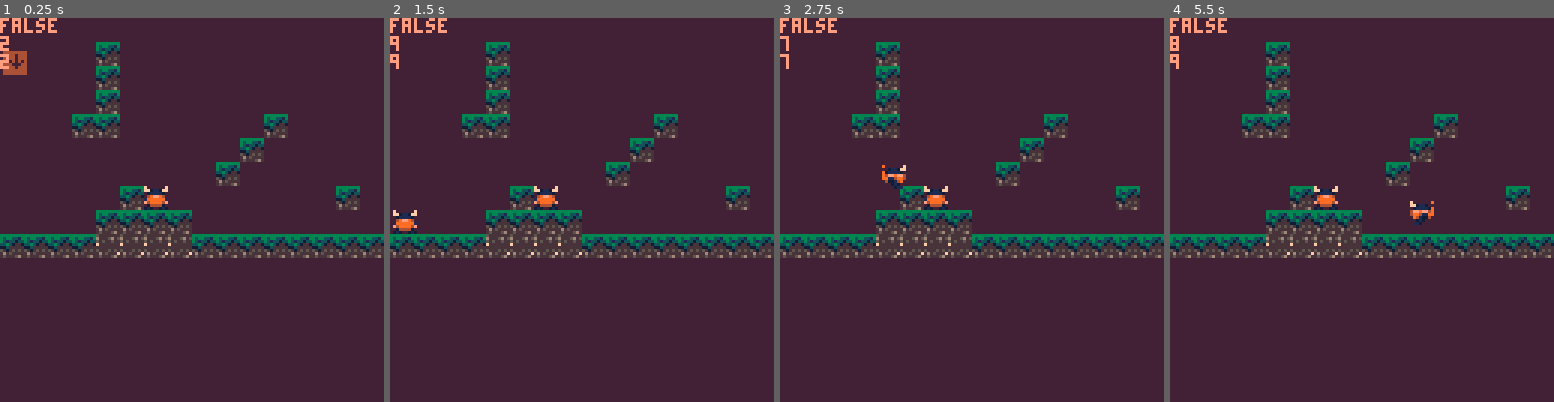
Above: before the commit, frames 1-4 (left to right).
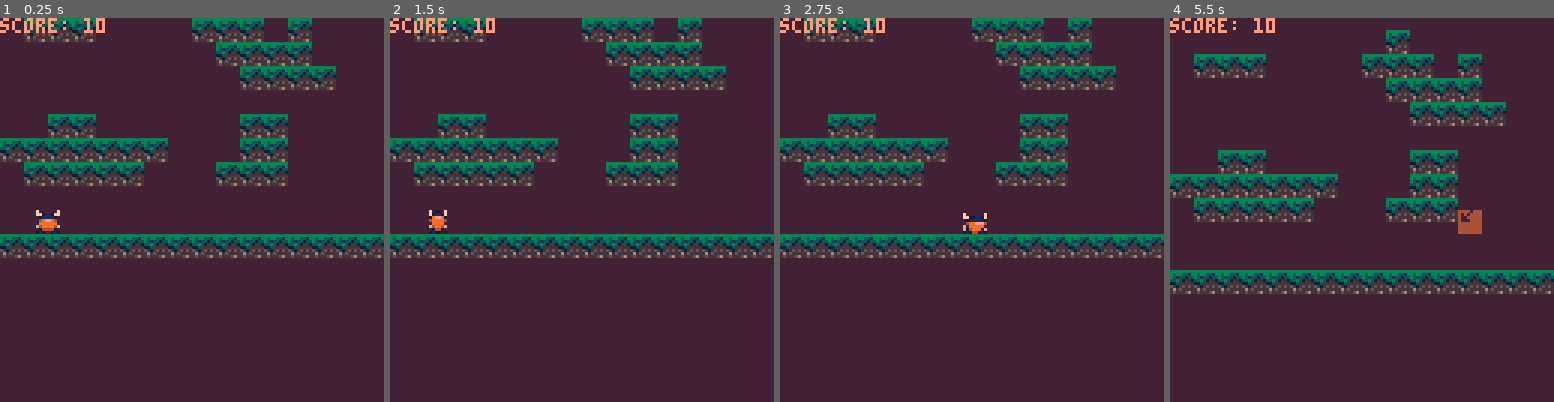
Above: after the commit, the same moments.

Repository: Zetneki/Rock-Paper-Vikings
Game: PICO-8 cartridge testgame.p8
The game is run twice, just before and just after one commit, with the same random seed, the same clock (stepped at 60 frames per second) and the same inputs.
Inputs:
- Up to frame 1 (0.25 s): no input
- Up to frame 2 (1.5 s): no input
- Up to frame 3 (2.75 s): hold Right 1.6-2.1 s; hold Up 2.15-2.42 s; hold Right from 2.47 s (still down)
- Up to frame 4 (5.5 s): release Right at 3.03 s; hold Left 3.08-3.58 s; hold Down 3.63-3.97 s; hold Right 4.02-4.68 s; hold Up 4.73-5.03 s; hold Left from 5.08 s (still down)

The runs differ from the first frame. In frame 1, 13% of the frame differs, in the area x 0-94%, y 0-62%; in frame 2, 13%; in frame 3, 12%; in frame 4, 21%, in the area x 0-100%, y 0-72%.

Commit message:
generate platforms

Diff:
--- /dev/null
+++ b/camera.lua
@@ -0,0 +1,43 @@
+function update_camera()
+
+  cam_x=player.x-64+(player.w/2)
+  if cam_x<map_start then
+    cam_x=map_start
+  end
+  if cam_x>map_end-128 then
+    cam_x=map_end-128
+  end
+
+  if score < 20 then
+
+    cam_y=player.y-64
+
+    if cam_y<map_floor then
+      cam_y=map_floor
+    end
+    if cam_y>map_ceiling-128 then
+      cam_y=map_ceiling-128
+    end
+
+  elseif score >= 40 then
+
+    cam_y-=0.4
+  elseif score >= 20 then
+
+    cam_y=player.y-64
+
+    if not camera_locked then
+      camera_min_y = cam_y
+      camera_locked = true
+    end
+
+    if cam_y > camera_min_y then
+      cam_y = camera_min_y
+    else
+      camera_min_y = cam_y
+    end
+  end
+
+
+  camera(cam_x,cam_y)
+end
--- /dev/null
+++ b/collide_map.lua
@@ -0,0 +1,41 @@
+function collide_map(obj,aim,flag)
+--obj = table needs x,y,w,h
+--aim = left,right,up,down
+
+local x=obj.x  local y=obj.y
+local w=obj.w  local h=obj.h
+
+local x1=0	 local y1=0
+local x2=0  local y2=0
+
+if aim=="left" then
+  x1=x-1  y1=y
+  x2=x    y2=y+h-1
+
+elseif aim=="right" then
+  x1=x+w-1    y1=y
+  x2=x+w  y2=y+h-1
+
+elseif aim=="up" then
+  x1=x+2    y1=y-1
+  x2=x+w-3  y2=y
+
+elseif aim=="down" then
+  x1=x+2      y1=y+h
+  x2=x+w-3    y2=y+h
+end
+
+--pixels to tiles
+x1/=8    y1/=8
+x2/=8    y2/=8
+
+if fget(mget(x1,y1), flag)
+or fget(mget(x1,y2), flag)
+or fget(mget(x2,y1), flag)
+or fget(mget(x2,y2), flag) then
+  return true
+else
+  return false
+end
+
+end
--- /dev/null
+++ b/generate_platforms.lua
@@ -0,0 +1,122 @@
+-- x_min, x_max, y_top, y_bottom: PIXEL koordináták, amiken belül generál
+-- wall_spr: a fal sprite indexe a spritesheeten
+-- min_gap, max_gap: két platform KÖZÖTTI szabad levegő (pixelben, platform ALJA -> köv. platform TETEJE)
+-- min_len, max_len: egy platform hossza (tile-ban)
+function generate_platforms(x_min, x_max, y_top, y_bottom, wall_spr, min_gap, max_gap, min_len, max_len, split_chance)
+
+	local tx_min = flr(x_min/8)
+	local tx_max = flr(x_max/8)
+	local ty_top = flr(y_top/8)
+	local ty_bottom = flr(y_bottom/8)
+
+	-- ugrásköltségvetés a player fizikájából (durva becslés, dash/fal-ugrás nélkül)
+	local max_jump_height_tiles = (player.boost^2 / (2*gravity)) / 8
+	local air_time_frames = (2*player.boost) / gravity
+	local max_jump_dist_tiles = (air_time_frames * player.max_dx) / 8
+
+	-- shape most (tx, ty, len, h) alapján rajzol -- a magasságot a hívó adja át
+	local shapes = {
+		function(tx, ty, len, h)
+			local cx, cy = len/2, h/2
+			for row=0,h-1 do
+				for col=0,len-1 do
+					local dx = (col-cx)/(len/2)
+					local dy = (row-cy)/(h/2)
+					local dist = dx*dx + dy*dy
+					if dist <= 1 or (dist <= 1.4 and rnd(1) < 0.4) then
+						mset(tx+col, ty+row, wall_spr)
+					end
+				end
+			end
+		end,
+	}
+
+	local y = y_top
+	local prev_bottom_y = nil     -- előző platform ALJA, pixelben
+	local prev_tx_center = nil
+	local forced_direction = nil
+
+	while y < y_bottom do
+
+		local gap = min_gap + rnd(max_gap - min_gap)
+
+		if prev_bottom_y then
+			y = prev_bottom_y + gap
+		else
+			y += gap
+		end
+
+		if y >= y_bottom then break end
+
+			local ty = flr(y/8)
+			local len = min_len + flr(rnd(max_len - min_len + 1))
+			local h = 2 + flr(rnd(2))
+
+			local gap_tiles = gap/8
+			local budget_left = max(1, max_jump_dist_tiles * (1 - gap_tiles/max_jump_height_tiles))
+			local max_h_shift = mid(1, flr(budget_left), 8)
+
+			-- ELŐSZÖR eldöntjük, split lesz-e, hogy tudjuk a tényleges szélességet a tx clamp-hez
+			local is_split = rnd(1) < split_chance
+			local len1, len2, gap_between, effective_width
+
+			if is_split then
+				len1 = min_len + flr(rnd(max_len - min_len + 1))
+				len2 = min_len + flr(rnd(max_len - min_len + 1))
+				gap_between = 3 + flr(rnd(3))
+				effective_width = len1 + gap_between + len2
+			else
+				effective_width = len
+			end
+
+			-- MOST már effective_width-et használjuk a tx kiszámításánál és a clamp-nél
+			local tx
+			if prev_tx_center then
+				local shift = min_h_shift_val(max_h_shift, forced_direction)
+				local desired_tx = prev_tx_center + shift - flr(effective_width/2)
+				tx = mid(tx_min, desired_tx, tx_max-effective_width)
+
+				if tx ~= desired_tx then
+					forced_direction = (desired_tx > tx) and -1 or 1
+				else
+					forced_direction = nil
+				end
+			else
+				tx = tx_min + flr(rnd(max(1, tx_max - tx_min - effective_width + 1)))
+			end
+
+			local actual_bottom_y, actual_center
+
+			if is_split then
+				local h1 = 2 + flr(rnd(2))
+				local h2 = 2 + flr(rnd(2))
+
+				shapes[1](tx, ty, len1, h1)
+				shapes[1](tx+len1+gap_between, ty, len2, h2)
+
+				actual_bottom_y = (ty + max(h1, h2)) * 8
+				actual_center = tx + flr(effective_width/2)
+			else
+				shapes[1](tx, ty, len, h)
+				actual_bottom_y = (ty + h) * 8
+				actual_center = tx + flr(len/2)
+			end
+
+		prev_bottom_y = actual_bottom_y
+		prev_tx_center = actual_center
+	end
+end
+
+-- segédfüggvény: min_shift-től max_h_shift-ig random táv, opcionális kényszerített iránnyal
+function min_h_shift_val(max_h_shift, forced_direction)
+	local min_shift = 6
+	if max_h_shift < min_shift then max_h_shift = min_shift end
+	local shift = min_shift + flr(rnd(max_h_shift - min_shift + 1))
+
+	if forced_direction then
+		shift = shift * forced_direction
+	elseif rnd(1) < 0.5 then
+		shift = -shift
+	end
+	return shift
+end
--- a/main.lua
+++ b/main.lua
@@ -9,9 +9,10 @@
 
   player = {
 		spr_set='viking',
+		spr=p_spr_sets['viking'],
 		flp=false,
-    x=1,
-    y=1,
+    x=140,
+    y=500,
 		w=8,
 		h=8,
     dy=0,
@@ -51,19 +52,41 @@
 
 	current_palette = palettes.base
 
-	extra_x = 0
-	extra_y = 0
+	-- cam_x=0
+	cam_y=0
+
+	map_start=128
+	map_end=256
+	map_ceiling=1024
+	map_floor=1
+	camera_min_y = map_floor
+	camera_locked = false
+
+	score=0
+	last_height=1000
 
 
+
+	generate_platforms(
+		map_start, map_end,   -- x tartomány pixelben (vagy tile*8)
+		0, 511,          -- y tartomány: kezdő magasság -> plafon
+		66,                        -- wall_spr — állítsd a saját fal sprite indexedre
+		18, 24,                    -- min/max függőleges rés (a 26.7px max ugrás alatt marad)
+		3, 6,                       -- platform hossza 3-6 tile között
+		0.4
+	)
 end
 
 function _update()
 	move()
 	player_animate(player.spr_set)
 
-	extra_x = max(0, ceil(abs(player.dx)) - 1)
-	extra_y = max(0, ceil(abs(player.dy)) - 1)
+	if last_height-player.y > 50 then
+		last_height = player.y
+		score+=10
+	end
 
+  update_camera()
 end
 
 function _draw()
@@ -79,15 +102,7 @@
 		print("double jump:" .. tostring(player.double_jump))
 		print("on wall left:" .. tostring(player.on_wall_left))
 		print("on wall right:" .. tostring(player.on_wall_right))
-
 	end
 
-
-	print(player.slamming)
-
-	print(flr((player.y+player.h)/8))
-	--print(player.dy-1)
-	print(flr((player.y+player.h+extra_y)/8))
-	--print(extra_y)
-
+	print("score: " .. score, cam_x, cam_y)
 end
--- a/testgame.p8
+++ b/testgame.p8
@@ -6,6 +6,95 @@
 #include player_animate.lua
 #include main.lua
 #include colors.lua
+#include collide_map.lua
+#include camera.lua
+#include generate_platforms.lua
+…(86 lines of a section not shown)…
 
 
 
@@ -50,17 +139,38 @@
 
 
 __gff__
-0000000000000000000000000000000000000000000000000000000000000000000000000000000000000000000000000000000000000000000000000000000000010100000000000000000000000000000000000000000000000000000000000000000000000000000000000000000000000000000000000000000000000000
+0000000000000000000000000000000000000000000000000000000000000000000000000000000000000000000000000000000000000000000000000000000000010101000000000000000000000000000000000000000000000000000000000000000000000000000000000000000000000000000000000000000000000000
 0000000000000000000000000000000000000000000000000000000000000000000000000000000000000000000000000000000000000000000000000000000000000000000000000000000000000000000000000000000000000000000000000000000000000000000000000000000000000000000000000000000000000000
 __map__
-0000000000000000000000000000000000000000000000000000000000000000000000000000000000000000000000000000000000000000000000000000000000000000000000000000000000000000000000000000000000000000000000000000000000000000000000000000000000000000000000000000000000000000
-0000000042000000000000000000000000000000000000000000000000000000000000000000000000000000000000000000000000000000000000000000000000000000000000000000000000000000000000000000000000000000000000000000000000000000000000000000000000000000000000000000000000000000
-0000000042000000000000000000000000000000000000000000000000000000000000000000000000000000000000000000000000000000000000000000000000000000000000000000000000000000000000000000000000000000000000000000000000000000000000000000000000000000000000000000000000000000
-0000000042000000000000000000000000000000000000000000000000000000000000000000000000000000000000000000000000000000000000000000000000000000000000000000000000000000000000000000000000000000000000000000000000000000000000000000000000000000000000000000000000000000
-0000004242000000000000420000000000000000000000000000000000000000000000000000000000000000000000000000000000000000000000000000000000000000000000000000000000000000000000000000000000000000000000000000000000000000000000000000000000000000000000000000000000000000
-0000000000000000000042000000000000000000000000000000000000000000000000000000000000000000000000000000000000000000000000000000000000000000000000000000000000000000000000000000000000000000000000000000000000000000000000000000000000000000000000000000000000000000
-0000000000000000004200000000000000000000000000000000000000000000000000000000000000000000000000000000000000000000000000000000000000000000000000000000000000000000000000000000000000000000000000000000000000000000000000000000000000000000000000000000000000000000
-0000000000420100000000000000420000000000000000000000000000000000000000000000000000000000000000000000000000000000000000000000000000000000000000000000000000000000000000000000000000000000000000000000000000000000000000000000000000000000000000000000000000000000
-0000000042424242000000000000000000000000000000000000000000000000000000000000000000000000000000000000000000000000000000000000000000000000000000000000000000000000000000000000000000000000000000000000000000000000000000000000000000000000000000000000000000000000
-4242424241414141424242424242424242424242424242424242424242424242424242000000000000000000000000000000000000000000000000000000000000000000000000000000000000000000000000000000000000000000000000000000000000000000000000000000000000000000000000000000000000000000
-0000000000000000000000000000000000000000000000000000000000000000004242424242424242424242004200420000000000000000000000000000000000000000000000000000000000000000000000000000000000000000000000000000000000000000000000000000000000000000000000000000000000000000
+0000000000000000000000000000004300000000000000000000000000000000430000000000000000000000000000000000000000000000000000000000000000000000000000000000000000000000000000000000000000000000000000000000000000000000000000000000000000000000000000000000000000000000
+0000000042000000000000000000004300000000000000000000000000000000430000000000000000000000000000000000000000000000000000000000000000000000000000000000000000000000000000000000000000000000000000000000000000000000000000000000000000000000000000000000000000000000
+0000000042000000000000000000004300000000000000000000000000000000430000000000000000000000000000000000000000000000000000000000000000000000000000000000000000000000000000000000000000000000000000000000000000000000000000000000000000000000000000000000000000000000
+0000000042000000000000000000004300000000000000000000000000000000430000000000000000000000000000000000000000000000000000000000000000000000000000000000000000000000000000000000000000000000000000000000000000000000000000000000000000000000000000000000000000000000
+0000004242000000000000420000004300000000000000000000000000000000430000000000000000000000000000000000000000000000000000000000000000000000000000000000000000000000000000000000000000000000000000000000000000000000000000000000000000000000000000000000000000000000
+0000000000000000000042000000004300000000000000000000000000000000430000000000000000000000000000000000000000000000000000000000000000000000000000000000000000000000000000000000000000000000000000000000000000000000000000000000000000000000000000000000000000000000
+0000000000000000004200000000004300000000000000000000000000000000430000000000000000000000000000000000000000000000000000000000000000000000000000000000000000000000000000000000000000000000000000000000000000000000000000000000000000000000000000000000000000000000
+0000000000420100000000000000424300000000000000000000000000000000430000000000000000000000000000000000000000000000000000000000000000000000000000000000000000000000000000000000000000000000000000000000000000000000000000000000000000000000000000000000000000000000
+0000000042424242000000000000004300000000000000000000000000000000430000000000000000000000000000000000000000000000000000000000000000000000000000000000000000000000000000000000000000000000000000000000000000000000000000000000000000000000000000000000000000000000
+4242424241414141424242424242424300000000000000000000000000000000430042000000000000000000000000000000000000000000000000000000000000000000000000000000000000000000000000000000000000000000000000000000000000000000000000000000000000000000000000000000000000000000
+0000000000000000000000000000004300000000000000000000000000000000434242424242424242424242004200420000000000000000000000000000000000000000000000000000000000000000000000000000000000000000000000000000000000000000000000000000000000000000000000000000000000000000
+0000000000000000000000000000004300000000000000000000000000000000430000000000000000000000000000000000000000000000000000000000000000000000000000000000000000000000000000000000000000000000000000000000000000000000000000000000000000000000000000000000000000000000
+0000000000000000000000000000004300000000000000000000000000000000430000000000000000000000000000000000000000000000000000000000000000000000000000000000000000000000000000000000000000000000000000000000000000000000000000000000000000000000000000000000000000000000
+0000000000000000000000000000004300000000000000000000000000000000430000000000000000000000000000000000000000000000000000000000000000000000000000000000000000000000000000000000000000000000000000000000000000000000000000000000000000000000000000000000000000000000
+0000000000000000000000000000004300000000000000000000000000000000430000000000000000000000000000000000000000000000000000000000000000000000000000000000000000000000000000000000000000000000000000000000000000000000000000000000000000000000000000000000000000000000
+0000000000000000000000000000004300000000000000000000000000000000430000000000000000000000000000000000000000000000000000000000000000000000000000000000000000000000000000000000000000000000000000000000000000000000000000000000000000000000000000000000000000000000
+0000000000000000000000000000004300000000000000000000000000000000430000000000000000000000000000000000000000000000000000000000000000000000000000000000000000000000000000000000000000000000000000000000000000000000000000000000000000000000000000000000000000000000
+0000000000000000000000000000004300000000000000000000000000000000430000000000000000000000000000000000000000000000000000000000000000000000000000000000000000000000000000000000000000000000000000000000000000000000000000000000000000000000000000000000000000000000
+0000000000000000000000000000004300000000000000000000000000000000430000000000000000000000000000000000000000000000000000000000000000000000000000000000000000000000000000000000000000000000000000000000000000000000000000000000000000000000000000000000000000000000
+0000000000000000000000000000004300000000000000000000000000000000430000000000000000000000000000000000000000000000000000000000000000000000000000000000000000000000000000000000000000000000000000000000000000000000000000000000000000000000000000000000000000000000
+0000000000000000000000000000004300000000000000000000000000000000430000000000000000000000000000000000000000000000000000000000000000000000000000000000000000000000000000000000000000000000000000000000000000000000000000000000000000000000000000000000000000000000
+0000000000000000000000000000004300000000000000000000000000000000430000000000000000000000000000000000000000000000000000000000000000000000000000000000000000000000000000000000000000000000000000000000000000000000000000000000000000000000000000000000000000000000
+0000000000000000000000000000004300000000000000000000000000000000430000000000000000000000000000000000000000000000000000000000000000000000000000000000000000000000000000000000000000000000000000000000000000000000000000000000000000000000000000000000000000000000
+0000000000000000000000000000004300000000000000000000000000000000430000000000000000000000000000000000000000000000000000000000000000000000000000000000000000000000000000000000000000000000000000000000000000000000000000000000000000000000000000000000000000000000
+0000000000000000000000000000004300000000420000000000000000420000430000000000000000000000000000000000000000000000000000000000000000000000000000000000000000000000000000000000000000000000000000000000000000000000000000000000000000000000000000000000000000000000
+0000000000000000000000000000004300000000420000000042424242000000430000000000000000000000000000000000000000000000000000000000000000000000000000000000000000000000000000000000000000000000000000000000000000000000000000000000000000000000000000000000000000000000
+0000000000000000000000000000004300000000420000000000000000000000430000000000000000000000000000000000000000000000000000000000000000000000000000000000000000000000000000000000000000000000000000000000000000000000000000000000000000000000000000000000000000000000
+0000000000000000000000000000004300000000420000000000000000000000430000000000000000000000000000000000000000000000000000000000000000000000000000000000000000000000000000000000000000000000000000000000000000000000000000000000000000000000000000000000000000000000
+0000000000000000000000000000004300000000000000000000424242000000430000000000000000000000000000000000000000000000000000000000000000000000000000000000000000000000000000000000000000000000000000000000000000000000000000000000000000000000000000000000000000000000
+0000000000000000000000000000004300000000000000004242000000000000430000000000000000000000000000000000000000000000000000000000000000000000000000000000000000000000000000000000000000000000000000000000000000000000000000000000000000000000000000000000000000000000
+0000000000000000000000000000004300000000000000004200000000000000430000000000000000000000000000000000000000000000000000000000000000000000000000000000000000000000000000000000000000000000000000000000000000000000000000000000000000000000000000000000000000000000
+0000000000000000000000000000004300424200000000000000000000000000430000000000000000000000000000000000000000000000000000000000000000000000000000000000000000000000000000000000000000000000000000000000000000000000000000000000000000000000000000000000000000000000
Not shown, changed: 95 lines of the sprite sheet (__gfx__) section of testgame.p8
